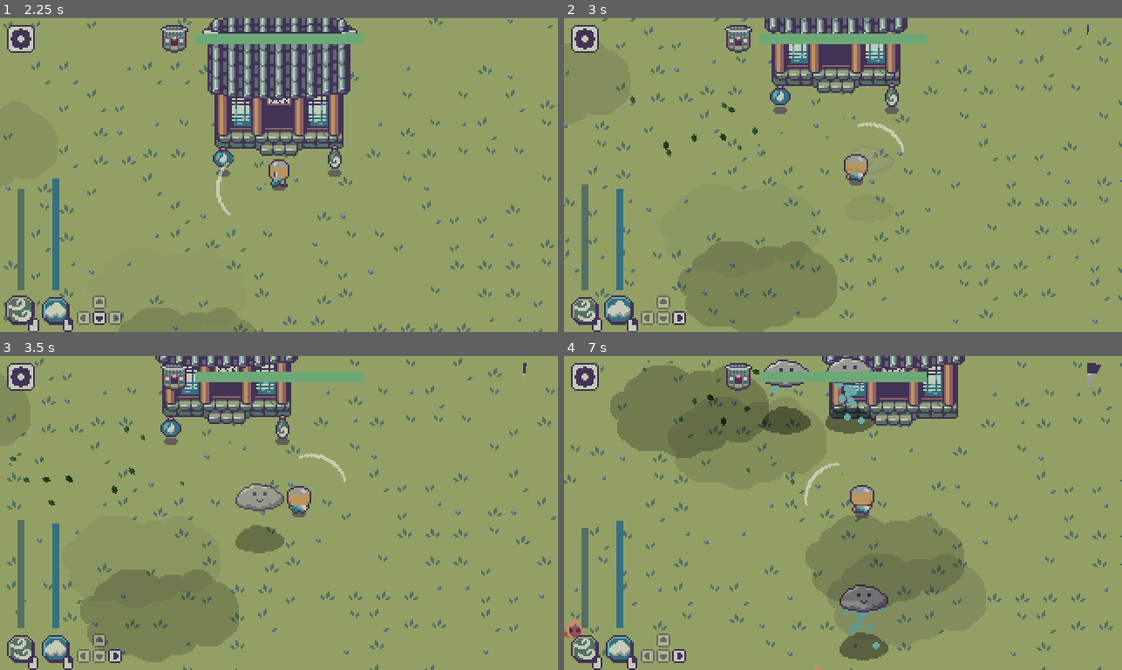
Above: before the commit, frames 1-4 (two rows, left to right).
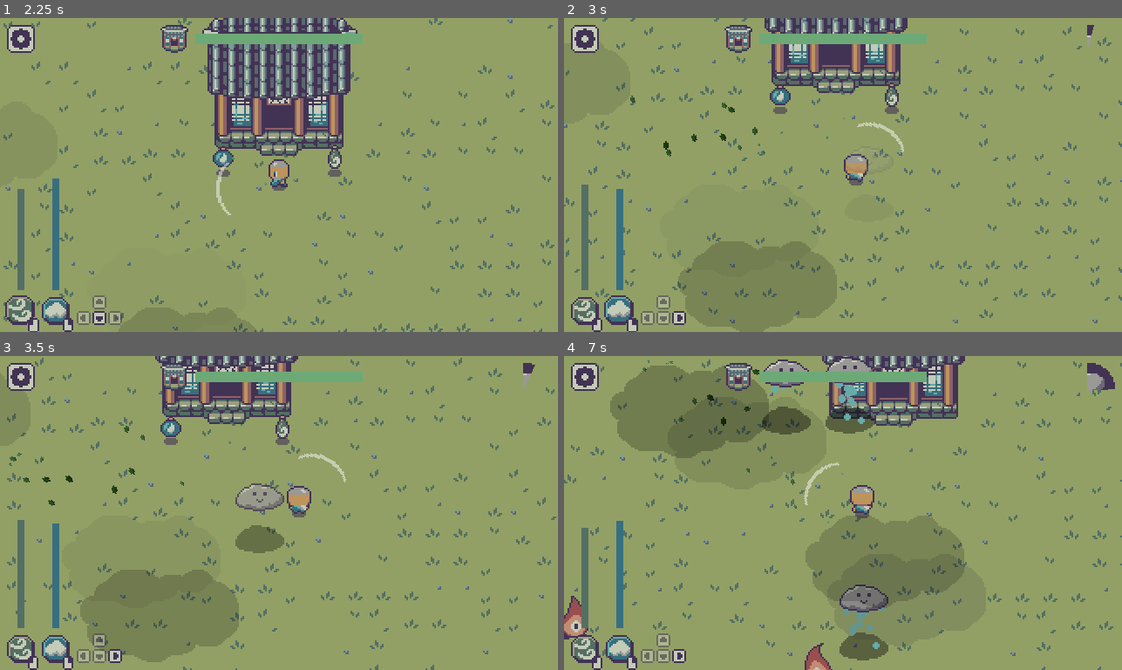
Above: after the commit, the same moments.

Repository: Boyquotes/cloud-keeper
Game: Godot game, scene res://Main.tscn
The game is run twice, just before and just after one commit, with the same random seed, the same clock (stepped at 60 frames per second) and the same inputs.
Inputs (mouse positions are in pixels of both pictures, inside the frame that each line leads up to):
- Up to frame 1 (2.25 s): click (195, 266) at 0.5 s; move the mouse to (401, 159) at 1.27 s; hold D (move_right) 1.28-2.03 s; tap Space (spawn_cloud) at 1.35 s; move the mouse to (167, 190) at 2.02 s; hold S (move_down) from 2.03 s (still down); click (167, 190) at 2.1 s
- Up to frame 2 (3 s): move the mouse to (898, 105) at 2.77 s; release S (move_down) at 2.78 s; hold D (move_right) from 2.78 s (still down); tap Space (spawn_cloud) at 2.85 s
- Up to frame 3 (3.5 s): keep holding D (move_right)
- Up to frame 4 (7 s): move the mouse to (815, 575) at 3.52 s; release D (move_right) at 3.53 s; hold W (move_up) 3.53-4.28 s; click (815, 575) at 3.6 s; move the mouse to (1010, 560) at 4.27 s; hold A (move_left) 4.28-5.78 s; tap Space (spawn_cloud) at 4.35, 5.85 s; move the mouse to (675, 465) at 5.02 s; click (675, 465) at 5.1 s; move the mouse to (870, 513) at 5.77 s; hold S (move_down) 5.78-6.53 s; move the mouse to (759, 434) at 6.52 s; hold D (move_right) from 6.53 s (still down); click (759, 434) at 6.6 s

Frame 1 is identical in both runs. In frame 2, less than 0.1% of the frame differs, in the area x 93-95%, y 2-11%; in frame 3, less than 0.1%; in frame 4, 0.8%, in the area x 0-99%, y 3-100%.

Commit message:
Added enemy animations and extinguish enemies on victory

Diff:
--- a/src/project.godot
+++ b/src/project.godot
@@ -31,6 +31,13 @@
 AudioManager="*res://global/AudioManager.tscn"
 CloudManager="*res://global/CloudManager.gd"
 StatsManager="*res://global/StatsManager.tscn"
+
+[debug]
+
+gdscript/warnings/unused_variable=false
+gdscript/warnings/unused_argument=false
+gdscript/warnings/unused_signal=false
+gdscript/warnings/return_value_discarded=false
 
 [display]
 
--- a/src/scenes/cloud/Cloud.gd
+++ b/src/scenes/cloud/Cloud.gd
@@ -15,8 +15,7 @@
 
 func _on_Cloud_area_entered(area: Area2D) -> void:
 	if area.is_in_group("enemy"):
-		AudioManager.extinguish_sfx.play_sfx(0.2)
-		area.queue_free()
+		area.extinguish()
 
 func move(wind_direction: Vector2, wind_speed: float):
 	var wind_velocity = wind_direction * wind_speed
--- a/src/scenes/enemies/Fire.gd
+++ b/src/scenes/enemies/Fire.gd
@@ -12,3 +12,13 @@
 		var shrine = get_tree().get_nodes_in_group("shrine")[0]
 		velocity = global_position.direction_to(shrine.global_position).normalized() * speed
 		global_position += velocity * delta
+
+func extinguish() -> void:
+	$CollisionShape2D.set_deferred("disabled", true)
+	speed = 0.0
+	AudioManager.extinguish_sfx.play_sfx(0.2)
+	$AnimationPlayer.play("poof")
+
+func _on_AnimationPlayer_animation_finished(anim_name: String) -> void:
+	if anim_name == "poof":
+		queue_free()
--- a/src/scenes/enemies/Fire.tscn
+++ b/src/scenes/enemies/Fire.tscn
@@ -1,12 +1,60 @@
-[gd_scene load_steps=6 format=2]
+[gd_scene load_steps=9 format=2]
 
 [ext_resource path="res://scenes/enemies/Fire.gd" type="Script" id=1]
-[ext_resource path="res://scenes/enemies/fire.png" type="Texture" id=2]
+[ext_resource path="res://scenes/enemies/fire_spirit.png" type="Texture" id=2]
 [ext_resource path="res://scenes/enemies/BurnParticles.tres" type="Material" id=3]
 [ext_resource path="res://scenes/enemies/particle_4.png" type="Texture" id=4]
 
 [sub_resource type="CircleShape2D" id=1]
-radius = 5.0
+radius = 8.0
+
+[sub_resource type="Animation" id=3]
+length = 0.001
+tracks/0/type = "value"
+tracks/0/path = NodePath("Sprite:frame")
+tracks/0/interp = 1
+tracks/0/loop_wrap = true
+tracks/0/imported = false
+tracks/0/enabled = true
+tracks/0/keys = {
+"times": PoolRealArray( 0 ),
+"transitions": PoolRealArray( 1 ),
+"update": 0,
+"values": [ 0 ]
+}
+
+[sub_resource type="Animation" id=2]
+resource_name = "move"
+length = 0.6
+loop = true
+tracks/0/type = "value"
+tracks/0/path = NodePath("Sprite:frame")
+tracks/0/interp = 1
+tracks/0/loop_wrap = true
+tracks/0/imported = false
+tracks/0/enabled = true
+tracks/0/keys = {
+"times": PoolRealArray( 0, 0.1, 0.2, 0.3, 0.4, 0.5 ),
+"transitions": PoolRealArray( 1, 1, 1, 1, 1, 1 ),
+"update": 1,
+"values": [ 0, 1, 2, 3, 4, 5 ]
+}
+
+[sub_resource type="Animation" id=4]
+resource_name = "poof"
+length = 0.6
+tracks/0/type = "value"
+tracks/0/path = NodePath("Sprite:frame")
+tracks/0/interp = 1
+tracks/0/loop_wrap = true
+tracks/0/imported = false
+tracks/0/enabled = true
+tracks/0/keys = {
+"times": PoolRealArray( 0, 0.1, 0.2, 0.3, 0.4, 0.5 ),
+"transitions": PoolRealArray( 1, 1, 1, 1, 1, 1 ),
+"update": 1,
+"values": [ 6, 7, 8, 9, 10, 11 ]
+}
 
 [node name="Fire" type="Area2D" groups=["enemy"]]
 collision_layer = 4
@@ -18,15 +66,23 @@
 shape = SubResource( 1 )
 
 [node name="Particles2D" type="Particles2D" parent="."]
+visible = false
 lifetime = 1.5
 local_coords = false
 process_material = ExtResource( 3 )
 texture = ExtResource( 4 )
 
 [node name="Sprite" type="Sprite" parent="."]
-position = Vector2( 0, -6 )
+position = Vector2( 0, -12 )
 texture = ExtResource( 2 )
-hframes = 4
-vframes = 4
+hframes = 6
+vframes = 2
+
+[node name="AnimationPlayer" type="AnimationPlayer" parent="."]
+autoplay = "move"
+anims/RESET = SubResource( 3 )
+anims/move = SubResource( 2 )
+anims/poof = SubResource( 4 )
 
 [connection signal="body_entered" from="." to="." method="_on_Fire_body_entered"]
+[connection signal="animation_finished" from="AnimationPlayer" to="." method="_on_AnimationPlayer_animation_finished"]
--- a/src/scenes/world/World.gd
+++ b/src/scenes/world/World.gd
@@ -11,8 +11,11 @@
 	EventBus.connect("game_victory", self, "_on_game_victory")
 
 func _on_game_victory() -> void:
+	enemy_spawner.stop()
+	item_spawner.stop()
 	rain_particles.emitting = true
 	splash_particles.emitting = true
+	extinguish_enemies()
 
 func _on_StartMenu_play_button_pressed() -> void:
 	rain_particles.emitting = false
@@ -24,3 +27,8 @@
 	enemy_spawner.start()
 	item_spawner.start()
 	player.enable(true)
+
+func extinguish_enemies():
+	var enemies = get_tree().get_nodes_in_group("enemy")
+	for enemy in enemies:
+		enemy.extinguish()
--- a/src/ui/hud/RainTimer.gd
+++ b/src/ui/hud/RainTimer.gd
@@ -1,6 +1,6 @@
 extends TextureProgress
 
-export(float) var wait_time = 60.0
+export(float) var wait_time = 20.0
 
 func _ready() -> void:
 	EventBus.connect("game_start", self, "_on_game_start")
Binary file added: src/scenes/enemies/fire_spirit.png
Not shown, added: src/scenes/enemies/fire_spirit.png.import
Binary file added: src/scenes/enemies/fire_sprite.png
Not shown, added: src/scenes/enemies/fire_sprite.png.import
